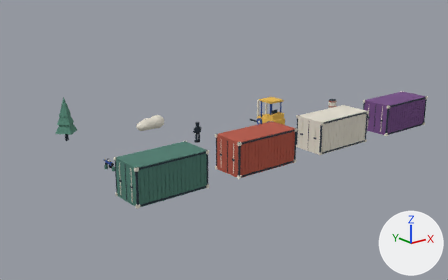
One commit to the Blender file art_source/no_art_kit.blend: the scene before it, then after it.
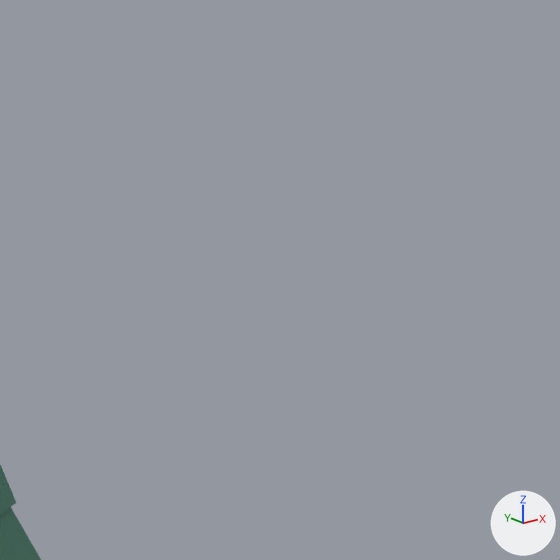
The first picture shows the older version from a 50 mm camera at (-22.8, -35.6, 17.0) aimed at (14.0, 10.4, -1.3). The close-ups show the older and then the newer version on the part from 15% to 29% of the width and 21% to 43% of the height of that picture. Only the edits that show in the close-ups are written down. Arrows for +X, +Y and +Z are at lower right; the lights stay in place.

The older version as bpy lines, for what is in view:
```python
me_cone = bpy.data.meshes.new('Cone')
me_cone.from_pydata(...)  # 15 vertices, 15 faces; spans x -1.1..1.1, y -1.1..1.1, z -0.9..2.4
me_cone.materials.append(mat_leaf)  # green #548876
ob_tree_leaf = bpy.data.objects.new('tree_leaf', me_cone)
ob_tree_leaf.parent = ob_tree
ob_tree_leaf.location = (0.0, 0.0, 1.7)
```
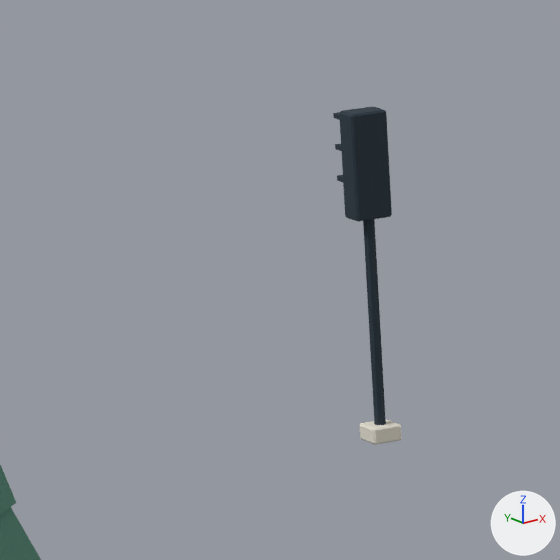
What differs and where, as boxes (x1, y1, x2, y2) in the close-ups (560 x 560 px):
'head', added (dark blue)
    after: (339, 107, 392, 222)
'pole', added (dark blue)
    after: (363, 219, 386, 425)
'foot', added
    after: (359, 419, 402, 445)
'hood', added (mostly hidden)
    after: (333, 112, 340, 120)
'hood.001', added (mostly hidden)
    after: (335, 144, 341, 151)

Edits to the bpy script that builds the scene:
```text
Add me_cube_343:
    me_cube_343.from_pydata(...)  # a box spanning x -0.185..0.185, y -0.16..0.16, z -0.03..0.03
    me_cube_343.materials.append(mat_ink)  # dark blue #243440
Add me_cube_340:
    me_cube_340.from_pydata(...)  # 24 vertices, 26 faces; spans x -0.24..0.24, y -0.16..0.16, z -0.65..0.65
    me_cube_340.materials.append(mat_ink)  # dark blue #243440
Add me_cube_339:
    me_cube_339.from_pydata(...)  # 24 vertices, 26 faces; spans x -0.19..0.19, y -0.19..0.19, z -0.1..0.1
    me_cube_339.materials.append(mat_cream)  # white #e5e0d2
Add me_cylinder_019:
    me_cylinder_019.from_pydata(...)  # an 8-sided cylinder along z spanning x -0.07..0.07, y -0.07..0.07, z -1.65..1.65
    me_cylinder_019.materials.append(mat_ink)  # dark blue #243440
Add ob_hood_002:
    ob_hood_002 = bpy.data.objects.new('hood.002', me_cube_343)
    ob_hood_002.parent = ob_traffic_light
    ob_hood_002.location = (0.0, 0.23, 3.19)
Add ob_traffic_light:
    ob_traffic_light = bpy.data.objects.new('traffic_light', None)
    ob_traffic_light.location = (9.0, 24.0, 0.0)
Add ob_hood_001:
    ob_hood_001 = bpy.data.objects.new('hood.001', me_cube_343.copy())
    ob_hood_001.parent = ob_traffic_light
    ob_hood_001.location = (0.0, 0.23, 3.57)
Add ob_hood:
    ob_hood = bpy.data.objects.new('hood', me_cube_343.copy())
    ob_hood.parent = ob_traffic_light
    ob_hood.location = (0.0, 0.23, 3.95)
Add ob_head_1:
    ob_head_1 = bpy.data.objects.new('head', me_cube_340)
    ob_head_1.parent = ob_traffic_light
    ob_head_1.location = (0.0, 0.0, 3.4)
Add ob_foot:
    ob_foot = bpy.data.objects.new('foot', me_cube_339)
    ob_foot.parent = ob_traffic_light
    ob_foot.location = (0.0, 0.0, 0.1)
Add ob_pole:
    ob_pole = bpy.data.objects.new('pole', me_cylinder_019)
    ob_pole.parent = ob_traffic_light
    ob_pole.location = (0.0, 0.0, 1.65)
```
